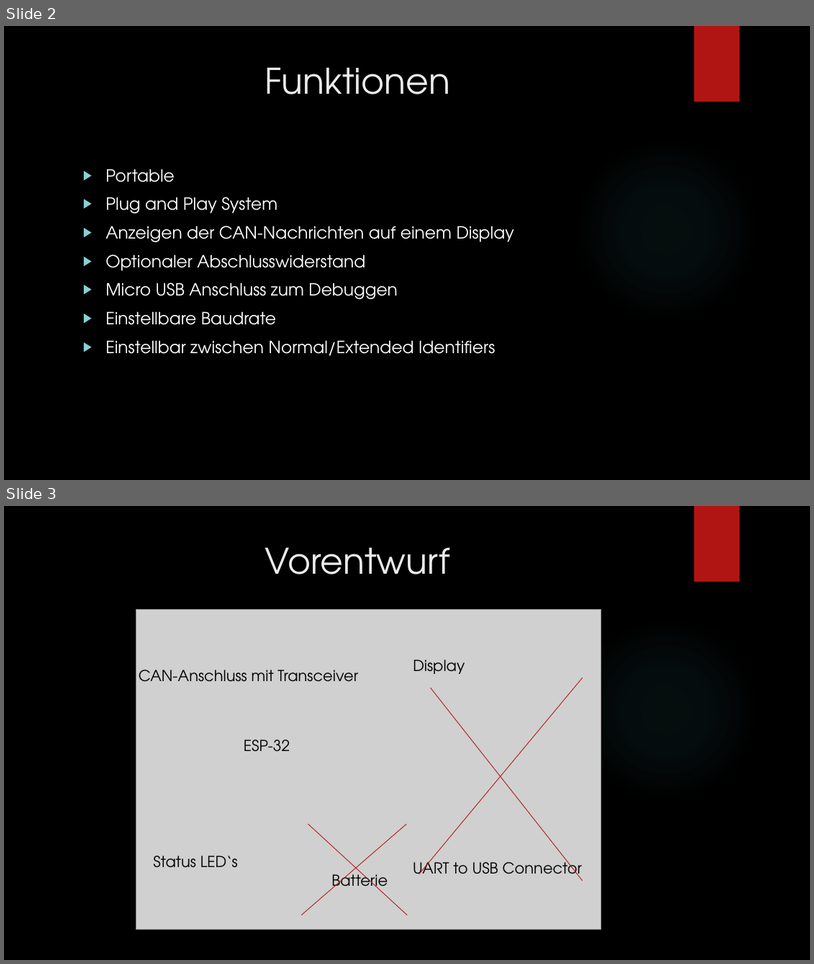
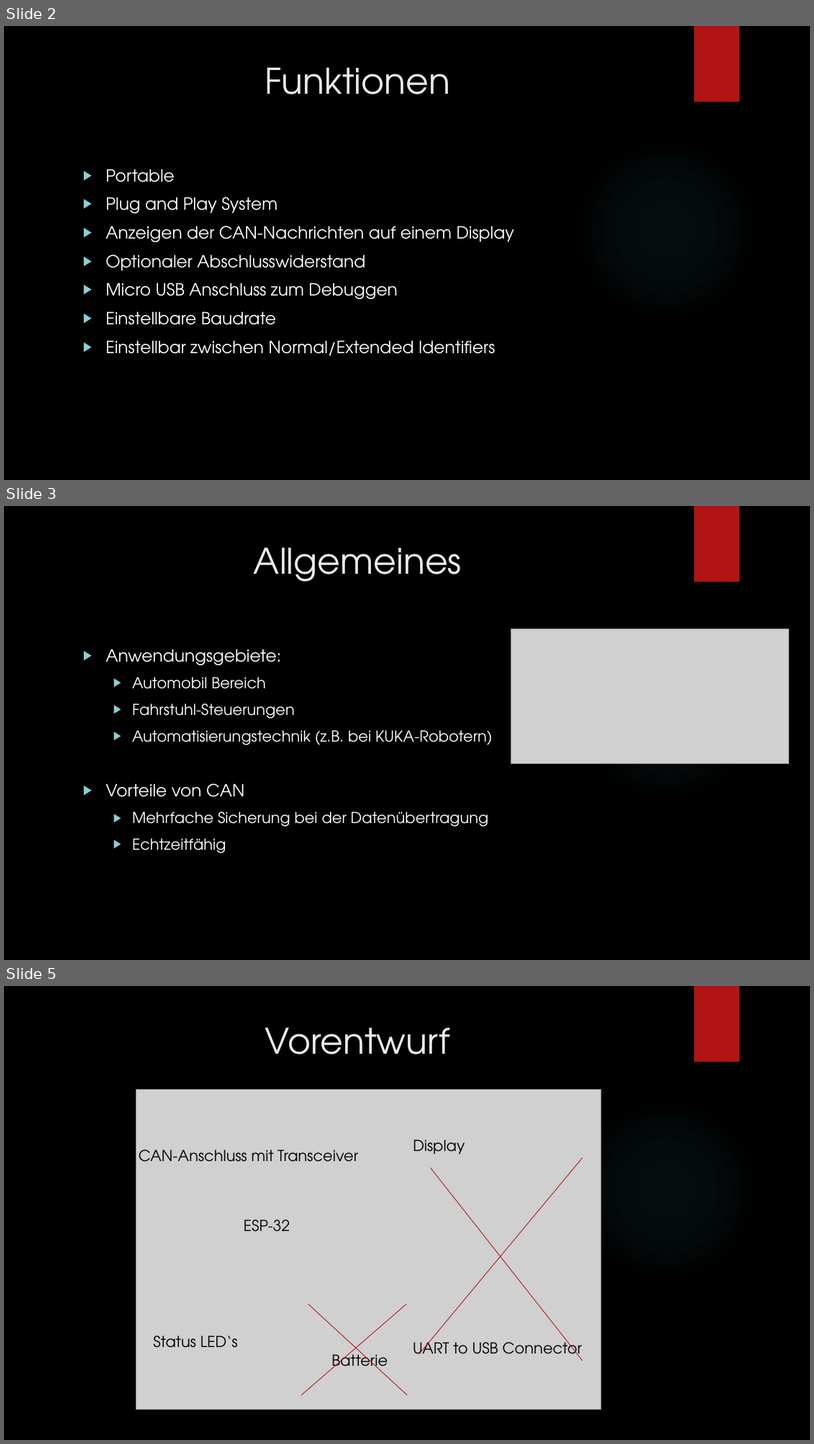
Before and after one commit to michaelgr22/can-to-go-system, a slide deck: Abschlusspräsentation.pptx. Shown one above the other, each under a label of ours: slides 2 and 3 before the commit, slides 2, 3 and 5 after it; the slides between them are not shown. The pictures are 814x964 and 814x1444 pixels, drawn with LibreOffice and Linux fonts; fonts in the diff are those of the drawing; grey boxes stand for pictures; background and template pictures are left out. Boxes give left, top, right and bottom in pixels: in the first picture for what was removed or moved away, otherwise in the second. Text is boxed around its words. In the diff, an @@ line names an element or a change of style, - is before the commit and + after.

```diff
--- a/Abschlusspräsentation.pptx
+++ b/Abschlusspräsentation.pptx
@@ slide 3 added at [4, 506, 810, 960], background picture (left out); not listed: 2 template elements that a slide beside it also shows @@
@@ title added at [254, 547, 462, 582], 42 pt, text #EBEBEB @@
+Allgemeines
@@ picture added at [512, 629, 790, 763] @@
@@ text added at [106, 649, 493, 853], 18 pt, text #FFFFFF @@
+▶ Anwendungsgebiete:
+  ▶ Automobil Bereich
+  ▶ Fahrstuhl-Steuerungen
+  ▶ Automatisierungstechnik (z.B. bei KUKA-Robotern)
+▶ Vorteile von CAN
+  ▶ Mehrfache Sicherung bei der Datenübertragung
+  ▶ Echtzeitfähig
@@ what was slide 3 is now slide 5 @@
```
Also in this commit, not shown: 2 other slides added.
